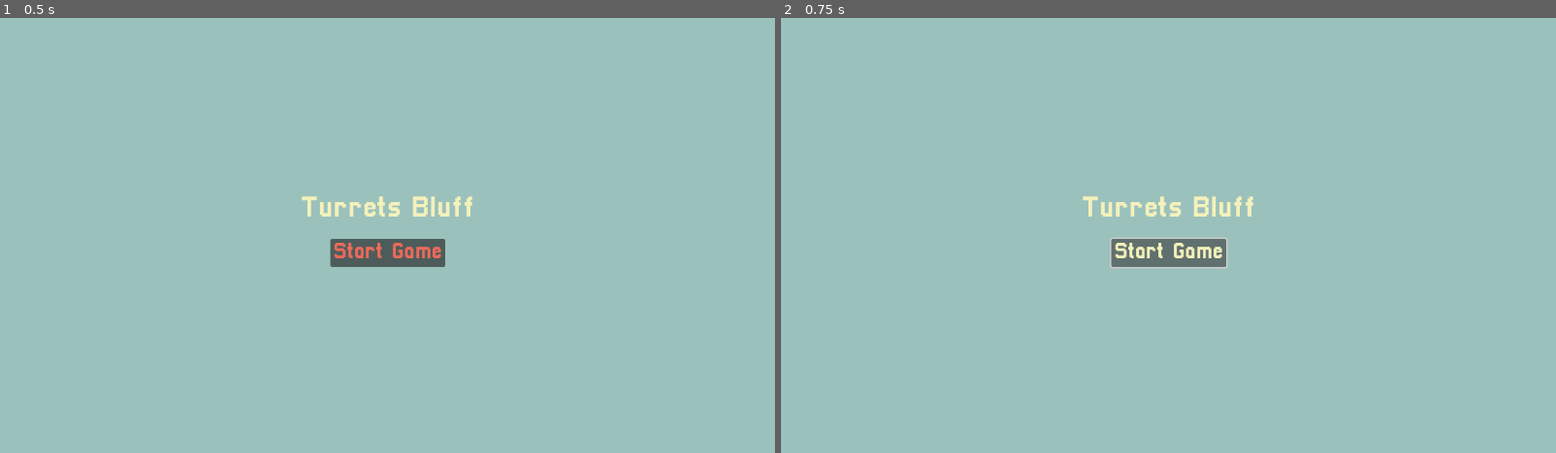
Above: before the commit, frames 1-2 (left to right).
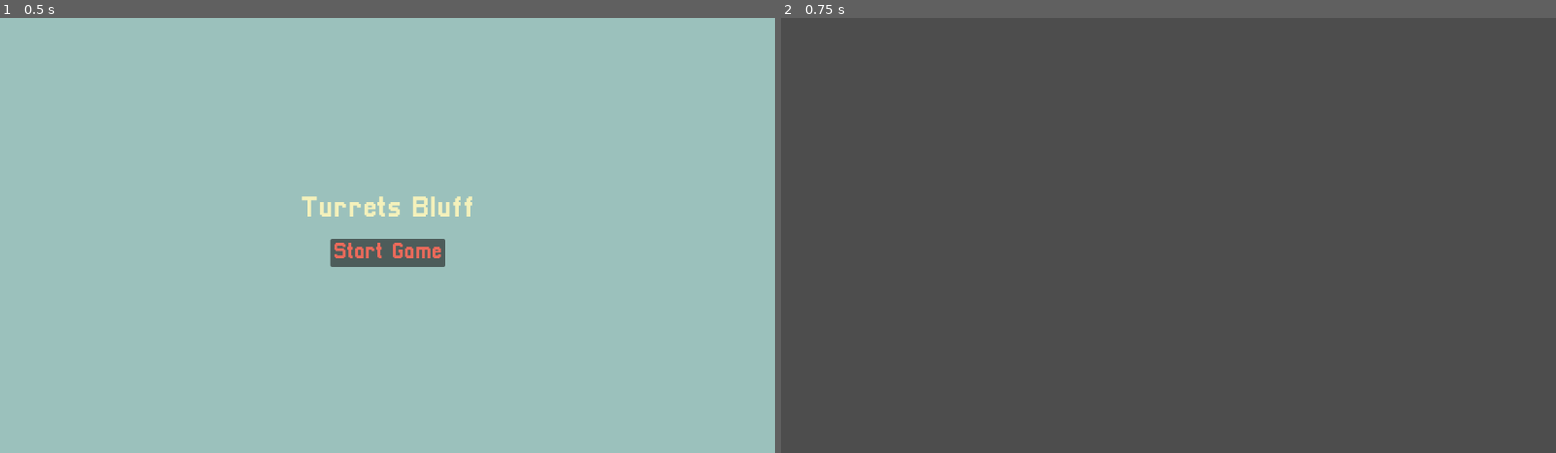
Above: after the commit, the same moments.

Repository: MARIUCHINAS/Turrets-Bluff
Game: Godot game, scene res://Scenes/main.tscn
Two runs of this game, one before a commit and one after it. Both use one fixed random seed, a clock stepped at 60 frames per second and the inputs below.
Inputs:
- Up to frame 1 (0.5 s): no input
- Up to frame 2 (0.75 s): click "Start Game" at 0.5 s

Frame 1 is identical in both runs. In frame 2, 100% of the frame differs, in the area x 0-100%, y 0-100%.

Commit message:
Start Button

Diff:
--- /dev/null
+++ b/Scenes/hud.gd
@@ -0,0 +1,20 @@
+extends CanvasLayer
+
+signal game_started
+
+# Called when the node enters the scene tree for the first time.
+func _ready():
+	pass # Replace with function body.
+
+func hide_stuff():
+	for i in get_children():
+		i.hide()
+
+# Called every frame. 'delta' is the elapsed time since the previous frame.
+func _process(delta):
+	pass
+
+
+func _on_start_button_button_up():
+	hide_stuff()
+	emit_signal("game_started")
--- a/Scenes/hud.tscn
+++ b/Scenes/hud.tscn
@@ -1,6 +1,7 @@
-[gd_scene load_steps=4 format=3 uid="uid://chceaf8tkfpsq"]
+[gd_scene load_steps=5 format=3 uid="uid://chceaf8tkfpsq"]
 
 [ext_resource type="FontFile" uid="uid://bbpgvbh3ux6wl" path="res://Fonts/Pixellari.ttf" id="1_csxf1"]
+[ext_resource type="Script" path="res://Scenes/hud.gd" id="1_dskq7"]
 
 [sub_resource type="FontVariation" id="FontVariation_nbjf2"]
 base_font = ExtResource("1_csxf1")
@@ -9,6 +10,7 @@
 base_font = ExtResource("1_csxf1")
 
 [node name="HUD" type="CanvasLayer"]
+script = ExtResource("1_dskq7")
 
 [node name="BackGroundColorRect" type="ColorRect" parent="."]
 anchors_preset = 15
@@ -55,3 +57,5 @@
 theme_override_fonts/font = SubResource("FontVariation_1njox")
 theme_override_font_sizes/font_size = 44
 text = "Turrets Bluff"
+
+[connection signal="button_up" from="StartButton" to="." method="_on_start_button_button_up"]
